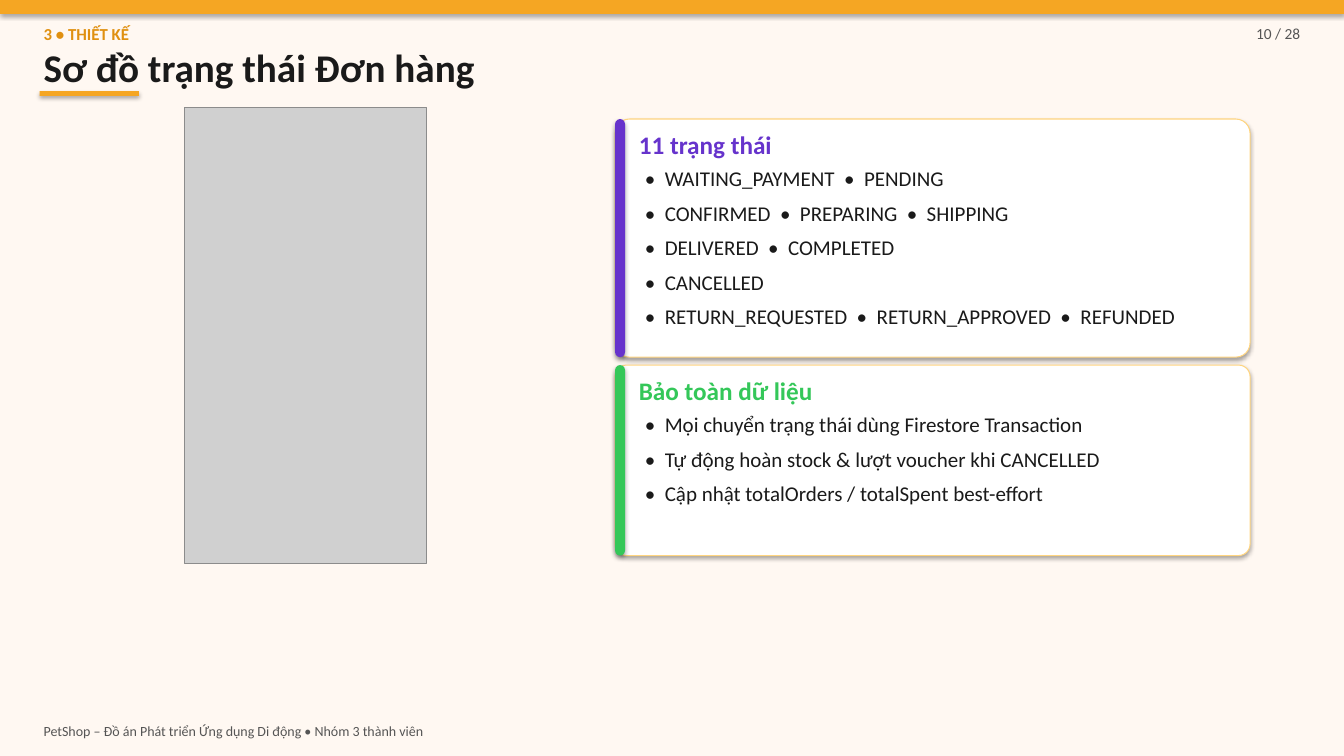
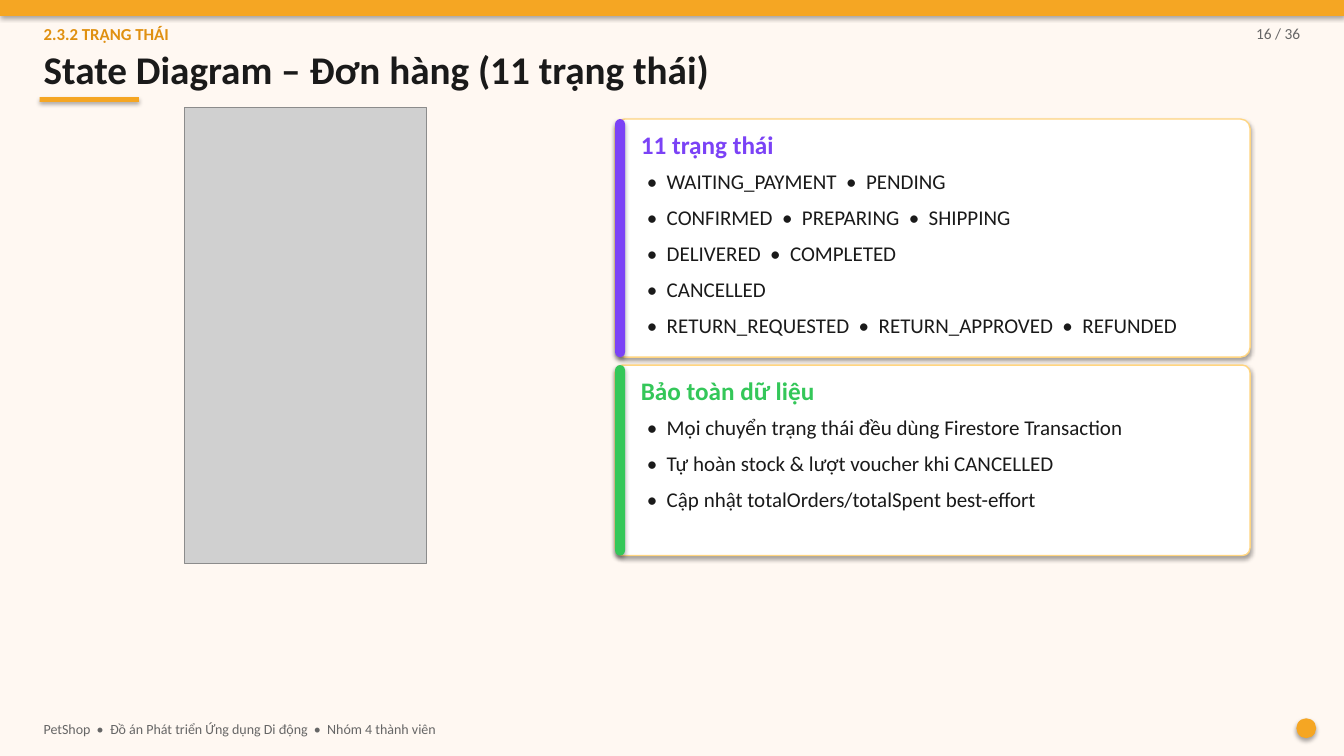
Before and after one commit to DaoTrucMai/Pet-Shop, a slide deck: slide 16 of docs/BAO_CAO_SLIDES.pptx (slide 10 before the commit). Drawn at 1344x756 pixels with LibreOffice and Linux fonts; fonts in the diff are those of the drawing; grey boxes stand for pictures. Boxes give left, top, right and bottom in pixels: in the first picture for what was removed or moved away, otherwise in the second. Text is boxed around its words. In the diff, an @@ line names an element or a change of style, - is before the commit and + after.

```diff
--- a/docs/BAO_CAO_SLIDES.pptx
+++ b/docs/BAO_CAO_SLIDES.pptx
@@ text at (x1=44, y1=27, x2=169, y2=43): text changed @@
-3 • THIẾT KẾ
+2.3.2 TRẠNG THÁI
@@ text at (x1=1256, y1=28, x2=1301, y2=39): text changed; text colour #555555 to #666666 @@
-10 / 28
+16 / 36
@@ text at (x1=44, y1=55, x2=709, y2=91): text changed @@
-Sơ đồ trạng thái Đơn hàng
+State Diagram – Đơn hàng (11 trạng thái)
@@ rectangle moved from (x1=39, y1=92, x2=138, y2=97) to (x1=39, y1=97, x2=138, y2=102) @@
@@ rounded rectangle at (x1=615, y1=119, x2=1250, y2=357): outline #FFD580 0.75 pt to #FFD580 1 pt; proportions changed @@
@@ rounded rectangle at (x1=615, y1=119, x2=625, y2=357): fill #6633CC to #7B42F6 @@
@@ text "11 trạng thái" at (x1=641, y1=136, x2=774, y2=159): text colour #6633CC to #7B42F6 @@
@@ text "• WAITING_PAYMENT • PENDING" at (x1=667, y1=175, x2=1176, y2=336): line spacing 1.15 to 1.2 @@
@@ rounded rectangle at (x1=615, y1=365, x2=1250, y2=556): outline #FFD580 0.75 pt to #FFD580 1 pt; proportions changed @@
@@ text at (x1=667, y1=418, x2=1122, y2=511): text changed @@
-• Mọi chuyển trạng thái dùng Firestore Transaction
-• Tự động hoàn stock & lượt voucher khi CANCELLED
-• Cập nhật totalOrders / totalSpent best-effort
+• Mọi chuyển trạng thái đều dùng Firestore Transaction
+• Tự hoàn stock & lượt voucher khi CANCELLED
+• Cập nhật totalOrders/totalSpent best-effort
@@ ellipse added at (x1=1297, y1=719, x2=1317, y2=739), fill #F5A623 @@
@@ text at (x1=44, y1=722, x2=436, y2=737): text changed; text colour #555555 to #666666 @@
-PetShop – Đồ án Phát triển Ứng dụng Di động • Nhóm 3 thành viên
+PetShop • Đồ án Phát triển Ứng dụng Di động • Nhóm 4 thành viên
```
Also in this commit, not shown: 17 other slides changed, 19 slides added, 10 slides removed, 26 other files.
